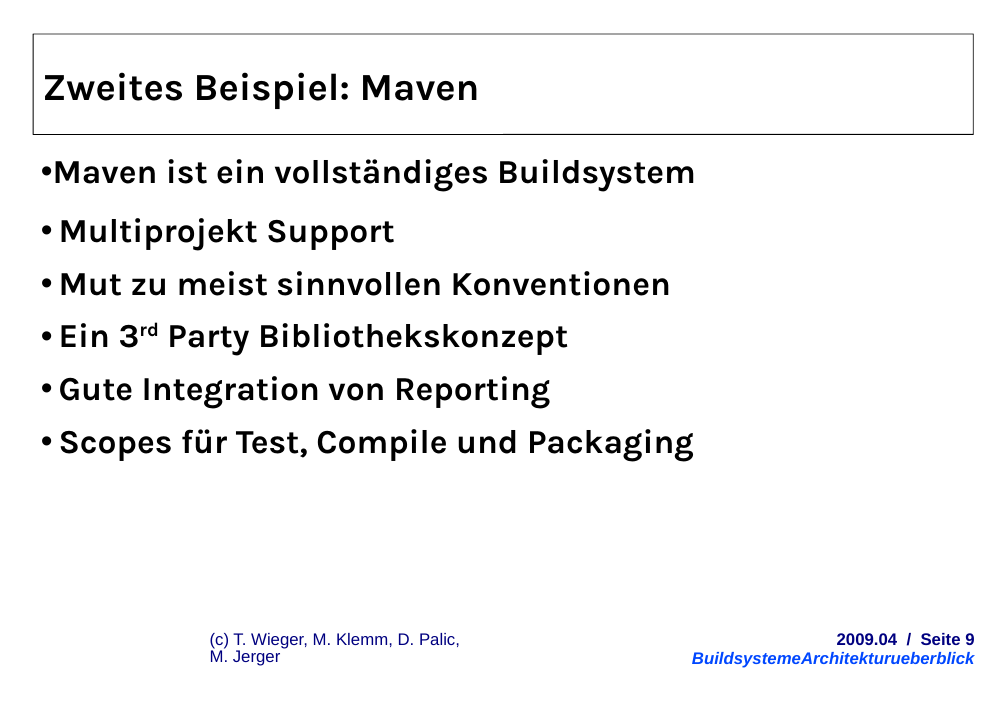
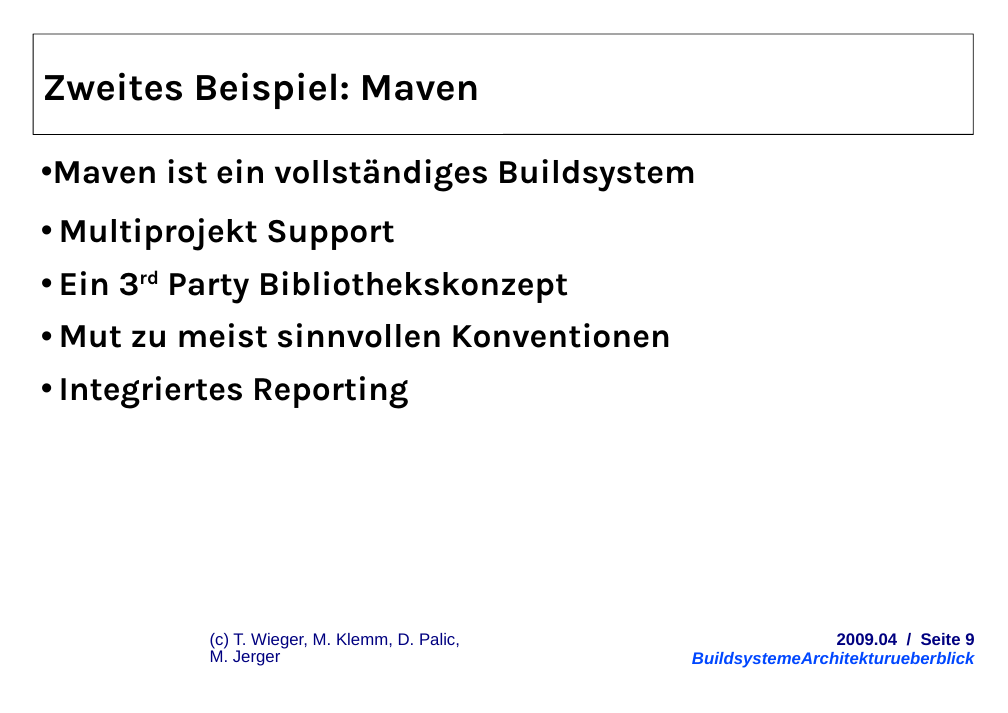
Before and after one commit to herrwieger/experttrainingbuildsystems, a slide deck: slide 9 of praesentationen/BuildsystemeArchitekturueberblick.odp. Drawn at 1008x713 pixels with LibreOffice and Linux fonts; fonts in the diff are those of the drawing; background and template pictures are left out. Boxes give left, top, right and bottom in pixels: in the first picture for what was removed or moved away, otherwise in the second. Text is boxed around its words. In the diff, an @@ line names an element or a change of style, - is before the commit and + after.

```diff
--- a/praesentationen/BuildsystemeArchitekturueberblick.odp
+++ b/praesentationen/BuildsystemeArchitekturueberblick.odp
@@ text at <box>59,271,568,304</box>: paragraph added @@
+  • Ein 3rd Party Bibliothekskonzept
@@ text at <box>59,376,408,409</box>: text changed @@
-  • Ein 3rd Party Bibliothekskonzept
-  • Gute Integration von Reporting
-  • Scopes für Test, Compile und Packaging
+  • Integriertes Reporting
```
Also in this commit, not shown: 8 other slides changed, 2 slides added, 1 slide removed.
